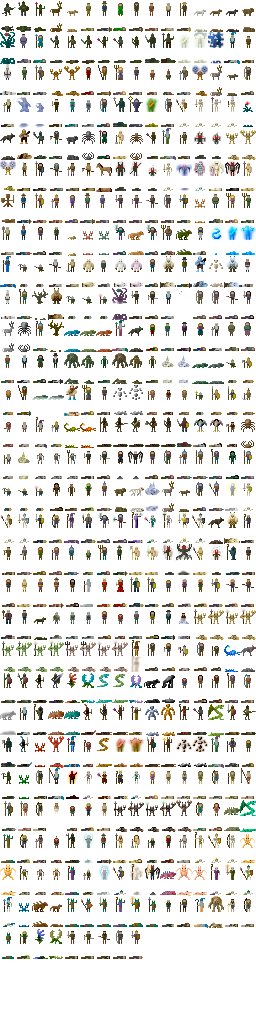
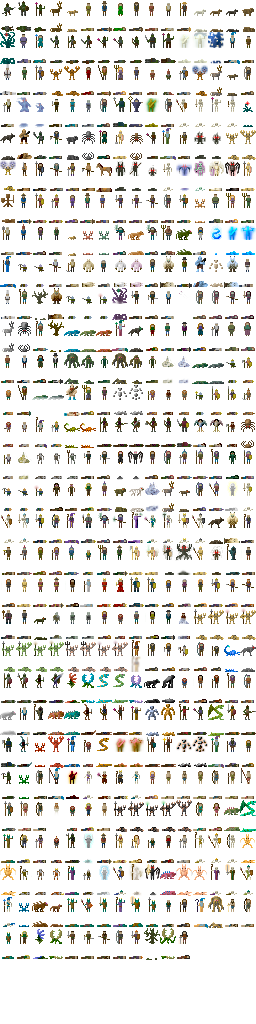
Layer changes from the first 256 × 1024 image to the second:
painted on "Background" over [left=144, top=928, right=190, bottom=960]
